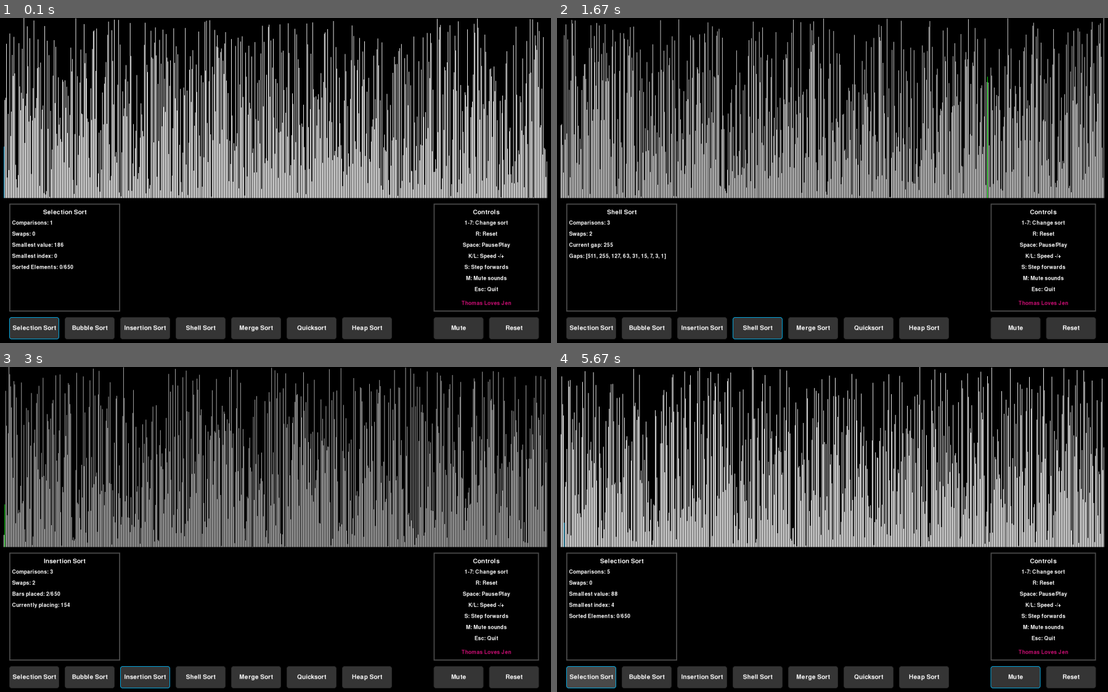
Above: before the commit, frames 1-4 (two rows, left to right).
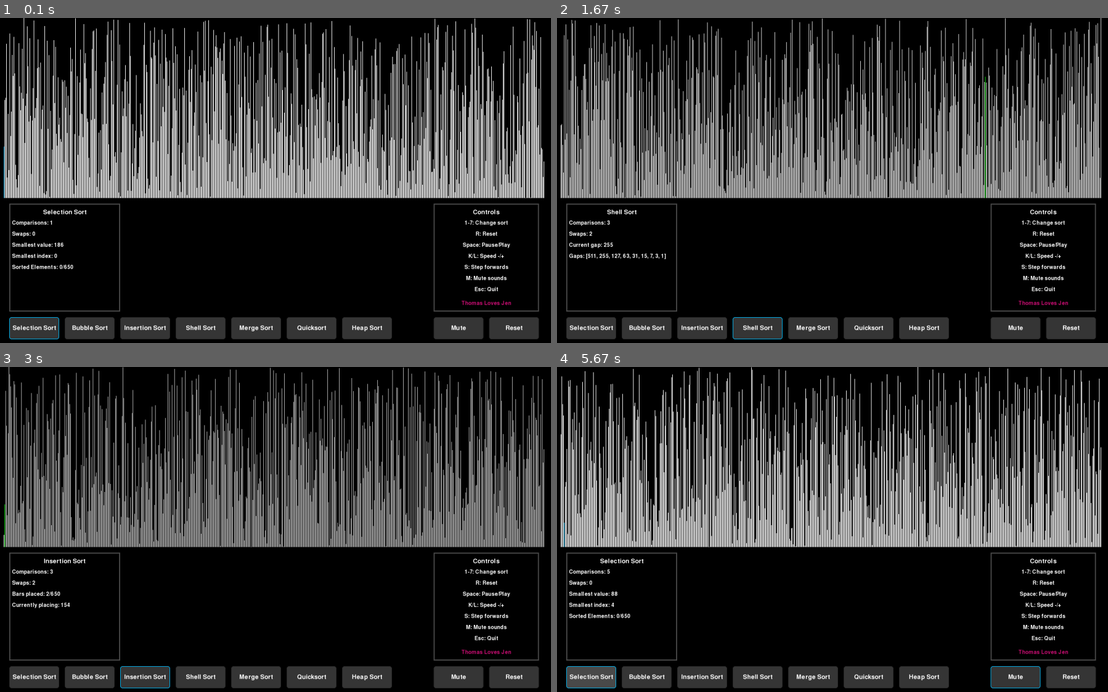
Above: after the commit, the same moments.

Repository: ThomasBrooks89/Sorting-Visualiser
Game: pygame game, started from drawing.py
Two runs of this game, one before a commit and one after it. Both use one fixed random seed, a clock stepped at 60 frames per second and the inputs below.
Inputs (mouse positions are in pixels of both pictures, inside the frame that each line leads up to):
- Up to frame 1 (0.1 s): no input
- Up to frame 2 (1.67 s): tap S at 0.33 s; press the mouse at (590, 326) at 0.7 s; move the mouse to (645, 222) at 0.8 s; release the mouse at (700, 118) at 0.93 s; press the mouse at (645, 326) at 1.03 s; move the mouse to (683, 229) at 1.13 s; release the mouse at (716, 131) at 1.27 s; press the mouse at (755, 326) at 1.37 s; move the mouse to (788, 317) at 1.47 s; release the mouse at (821, 304) at 1.6 s
- Up to frame 3 (3 s): press the mouse at (198, 675) at 1.7 s; move the mouse to (132, 601) at 1.8 s; release the mouse at (71, 523) at 1.93 s; press the mouse at (33, 675) at 2.03 s; move the mouse to (231, 666) at 2.13 s; release the mouse at (429, 653) at 2.27 s; press the mouse at (33, 675) at 2.37 s; move the mouse to (115, 578) at 2.47 s; release the mouse at (203, 480) at 2.6 s; press the mouse at (143, 675) at 2.7 s; move the mouse to (154, 617) at 2.8 s; release the mouse at (159, 562) at 2.93 s
- Up to frame 4 (5.67 s): press the mouse at (590, 675) at 3.03 s; move the mouse to (628, 607) at 3.13 s; release the mouse at (667, 536) at 3.27 s; press the mouse at (1014, 675) at 3.37 s; move the mouse to (832, 568) at 3.47 s; release the mouse at (650, 461) at 3.6 s; press the mouse at (700, 675) at 3.7 s; move the mouse to (738, 653) at 3.8 s; release the mouse at (771, 630) at 3.93 s; press the mouse at (590, 675) at 4.03 s; move the mouse to (738, 601) at 4.13 s; release the mouse at (887, 529) at 4.27 s; click "Selection Sort" at 4.38 s; press the mouse at (645, 675) at 4.7 s; move the mouse to (656, 575) at 4.8 s; release the mouse at (667, 471) at 4.93 s; press the mouse at (1069, 675) at 5.03 s; move the mouse to (871, 640) at 5.13 s; release the mouse at (667, 604) at 5.27 s; click "Selection Sort" at 5.38 s

The runs differ from the first frame. In frame 1, 26% of the frame differs, in the area x 9-100%, y 0-56%; in frame 2, 26%; in frame 3, 25%; in frame 4, 27%.

Commit message:
fixed gap size mismatch bug

Diff:
--- a/drawing.py
+++ b/drawing.py
@@ -23,18 +23,24 @@
 paused = False
 muted = False
 
-
-def draw_array(surface, array, highlights, actions):
-    gap = 1  # pixels between bars
-    bar_width = ((WIDTH - 40) - (gap * (len(array)- 1))) / len(array)  # (bit of space on either side) - (number of gaps) / how many bars there are going to be
+def find_bar_widths(arr_len, gap_len):
+    width_for_bars = WIDTH - 40  # bit of space on either side
+    width_for_bars -= gap_len * (arr_len - 1)
+
+    remaining_pixels = width_for_bars % arr_len
+    width_for_bars -= remaining_pixels
+
+    bar_width = width_for_bars // arr_len
+    return bar_width, remaining_pixels
+
+def draw_array(surface, array, highlights, actions, bar_width, gap_size):
     colour_per_idx = {}
-
     for i, colour in highlights:
         colour_per_idx[i] = colour  # then anything not in the dict can default to white
 
     for i, height in enumerate(array):
         colour = colour_per_idx.get(i, "white")
-        pygame.draw.rect(surface, colour, (((i * (bar_width + gap) + 20)), 650-height, bar_width, height))
+        pygame.draw.rect(surface, colour, (((i * (bar_width + gap_size) + 20)), 650-height, bar_width, height))
 
 def draw_buttons(buttons):
     for button in buttons:
@@ -78,7 +84,7 @@
     array = sorting_logic.generate_array(1, arr_len)
     sort = sorts[chosen_sort](array)
     step = next(sort)
-    draw_array(surface, step.array, step.highlights, step.actions)
+    draw_array(surface, step.array, step.highlights, step.actions, bar_width, gap_len)
     pygame.display.flip()
     return array, sort, step
 
@@ -90,6 +96,8 @@
 
 # logic vars
 arr_len = 650  # max of 650 since 650 sized bars hit the top of the screen
+gap_len = 1  #num pixels between bars
+bar_width, leftover_bar_pixels = find_bar_widths(arr_len, gap_len)
 chosen_sort = "selection"
 sorts = {"selection": sorting_logic.selection_sort,
          "bubble": sorting_logic.bubble_sort,
@@ -128,6 +136,8 @@
 sort_info_box = pygame.Rect((btn_selection_sort.rect.x, 670, (pygame_gui.Button.width * 2) + 40, 390))
 
 
+
+
 # main loop
 while running:
 
@@ -151,7 +161,7 @@
             if "pass_done" in step.actions:
                 next_iteration -= ((game_speed + 12) * 10)
 
-    draw_array(screen, step.array, step.highlights, step.actions)
+    draw_array(screen, step.array, step.highlights, step.actions, bar_width, gap_len)
     draw_buttons(buttons)
     draw_controls_box(screen, controls_box, controls_box_texts)
     draw_sort_info_box(screen, sort_info_box, chosen_sort_btn, step.stats, font_sml)
@@ -178,7 +188,7 @@
                 new_step = next(sort, None)
                 if new_step is not None:
                     step = new_step
-                draw_array(screen, step.array, step.highlights, step.actions)
+                draw_array(screen, step.array, step.highlights, step.actions, bar_width, gap_len)
             elif event.key == pygame.K_m:
                 muted = mute_button_pressed(btn_mute)
 
